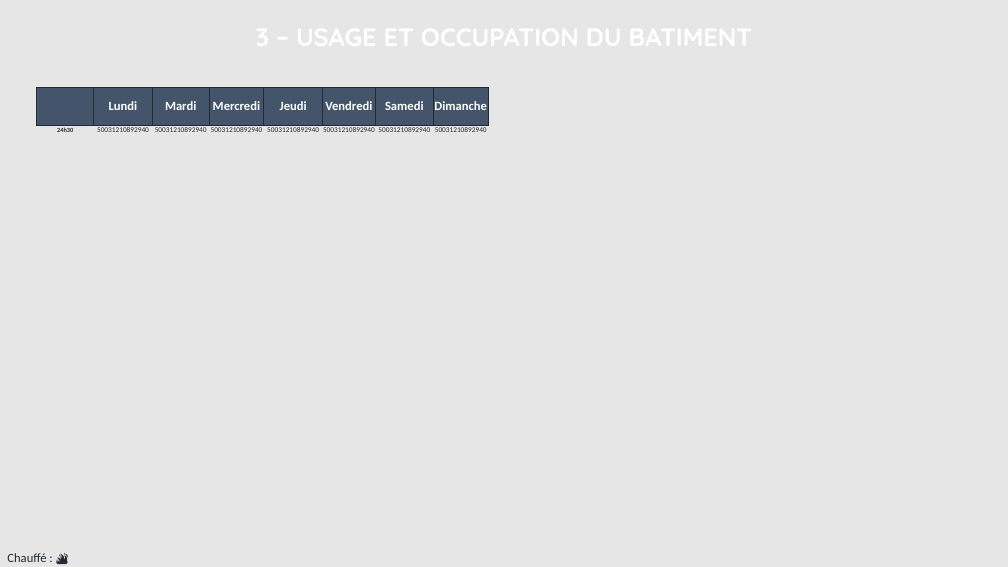
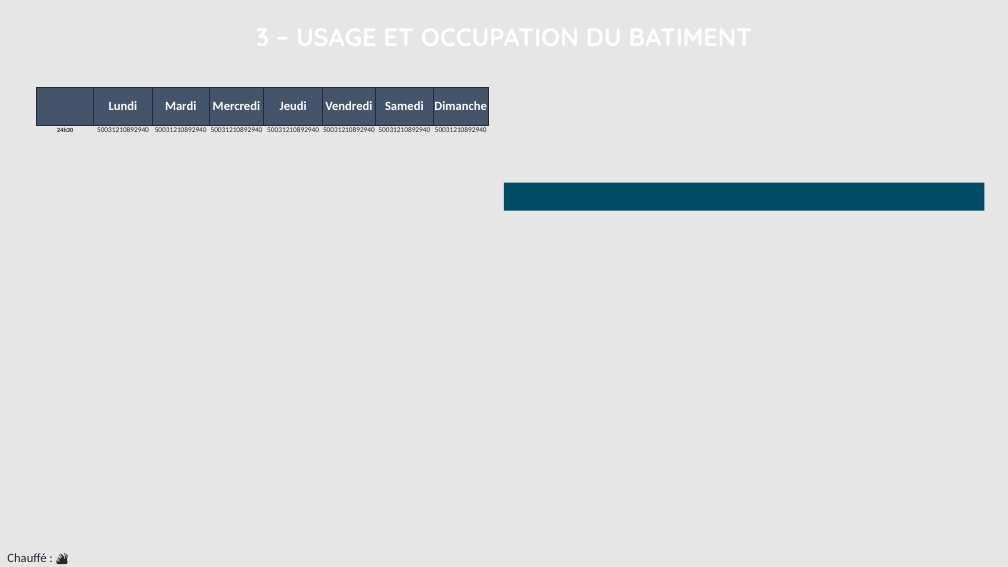
Before and after one commit to sigsieml/super-cep, a slide deck: slide 4 of app/src/main/assets/powerpointvierge.pptx. Drawn at 1008x567 pixels with LibreOffice and Linux fonts; fonts in the diff are those of the drawing; background and template pictures are left out. Boxes give left, top, right and bottom in pixels: in the first picture for what was removed or moved away, otherwise in the second. Text is boxed around its words. In the diff, an @@ line names an element or a change of style, - is before the commit and + after.

Commit message:
ajout cadre bleue

```diff
--- a/app/src/main/assets/powerpointvierge.pptx
+++ b/app/src/main/assets/powerpointvierge.pptx
@@ rectangle added at [504, 183, 985, 211], fill #004C64 @@
```
